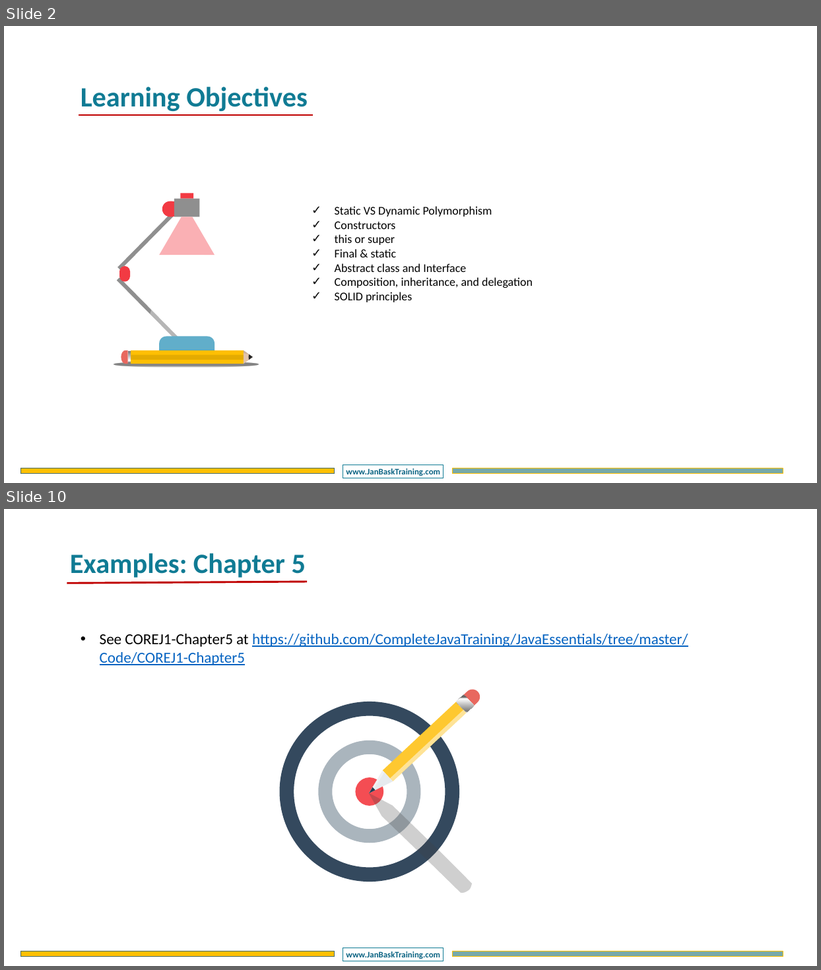
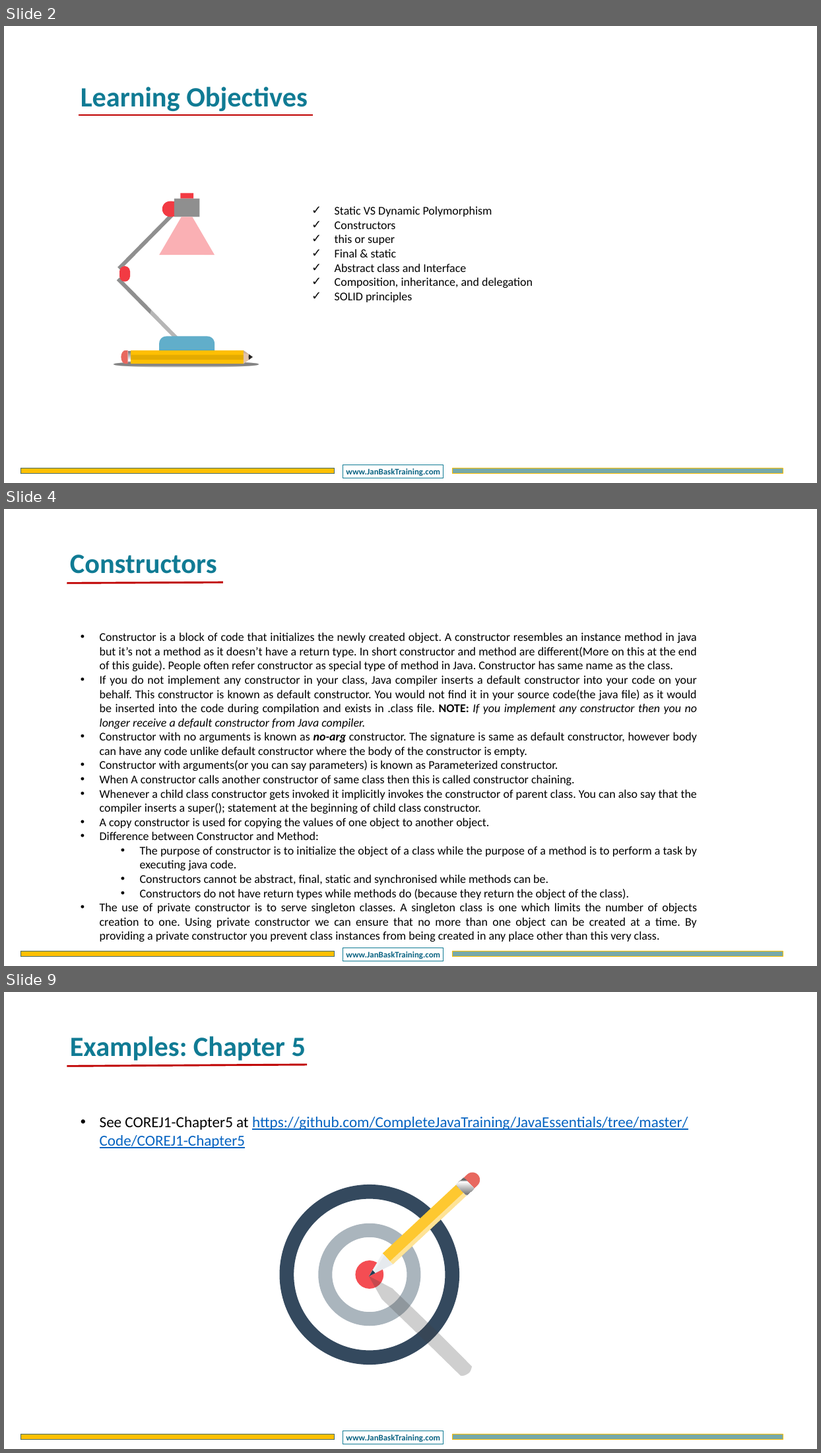
Before and after one commit to CompleteJavaTraining/JavaEssentials, a slide deck: slides/COREJ1/COREJ1 - Chapter5.pptx. Shown one above the other, each under a label of ours: slides 2 and 10 before the commit, slides 2, 4 and 9 after it; the slides between them are not shown. The pictures are 821x970 and 821x1453 pixels, drawn with LibreOffice and Linux fonts; fonts in the diff are those of the drawing; background and template pictures are left out. Boxes give left, top, right and bottom in pixels: in the first picture for what was removed or moved away, otherwise in the second. Text is boxed around its words. In the diff, an @@ line names an element or a change of style, - is before the commit and + after.

```diff
--- a/slides/COREJ1/COREJ1 - Chapter5.pptx
+++ b/slides/COREJ1/COREJ1 - Chapter5.pptx
@@ slide 4 added at (4,509,817,966), background #FFFFFF; not listed: 3 template elements that a slide beside it also shows @@
@@ text added at (70,555,217,574), 66 pt, text #107B94, bold @@
+Constructors
@@ line added from (67, 583) to (223, 582), #C00000 4.5 pt @@
@@ text added at (100,632,697,942), 28 pt, text #000000 @@
+• Constructor is a block of code that initializes the newly created object. A constructor resembles an instance method in java but it’s not a method as it doesn’t have a return type. In short constructor and method are different(More on this at the end of this guide). People often refer constructor as special type of method in Java. Constructor has same name as the class.
+• If you do not implement any constructor in your class, Java compiler inserts a default constructor into your code on your behalf. This constructor is known as default constructor. You would not find it in your source code(the java file) as it would be inserted into the code during compilation and exists in .class file. NOTE: If you implement any constructor then you no longer receive a default constructor from Java compiler.
+• Constructor with no arguments is known as no-arg constructor. The signature is same as default constructor, however body can have any code unlike default constructor where the body of the constructor is empty.
+• Constructor with arguments(or you can say parameters) is known as Parameterized constructor.
+• When A constructor calls another constructor of same class then this is called constructor chaining.
+• Whenever a child class constructor gets invoked it implicitly invokes the constructor of parent class. You can also say that the compiler inserts a super(); statement at the beginning of child class constructor.
+• A copy constructor is used for copying the values of one object to another object.
+• Difference between Constructor and Method:
+  • The purpose of constructor is to initialize the object of a class while the purpose of a method is to perform a task by executing java code.
+  • Constructors cannot be abstract, final, static and synchronised while methods can be.
+  • Constructors do not have return types while methods do (because they return the object of the class).
+• The use of private constructor is to serve singleton classes. A singleton class is one which limits the number of objects creation to one. Using private constructor we can ensure that no more than one object can be created at a time. By providing a private constructor you prevent class instances from being created in any place other than this very class.
@@ what was slide 10 is now slide 9 @@
```
Also in this commit, not shown: 3 slides changed, 2 other slides added, 4 slides removed, 5 other files.
